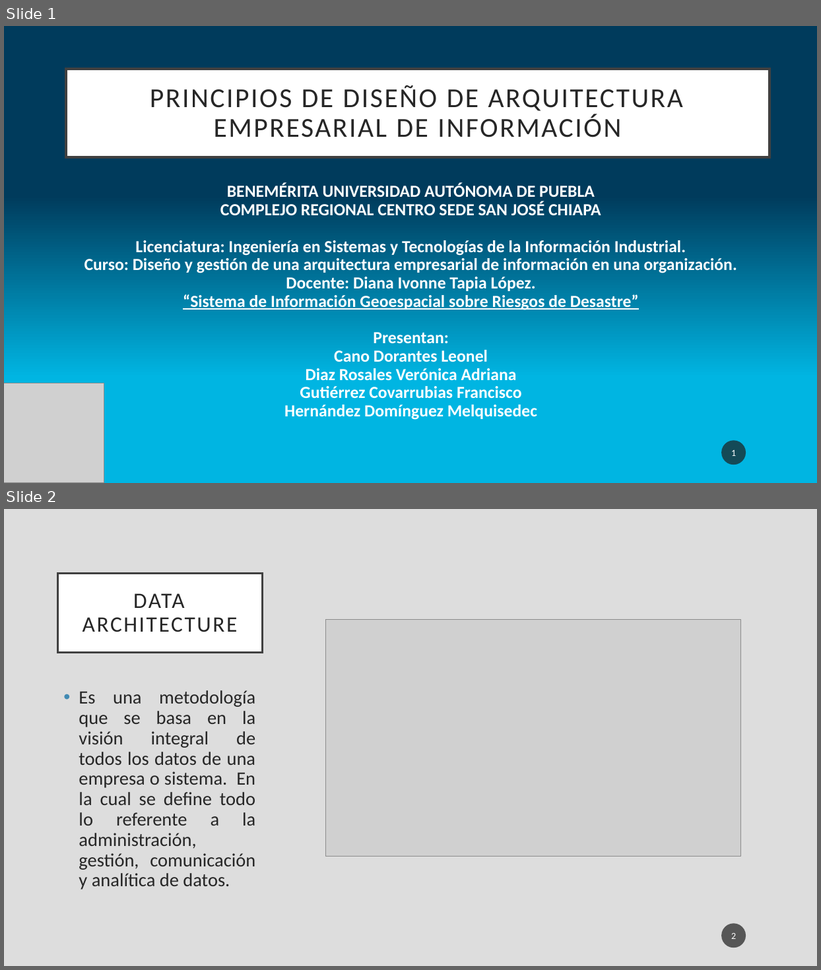
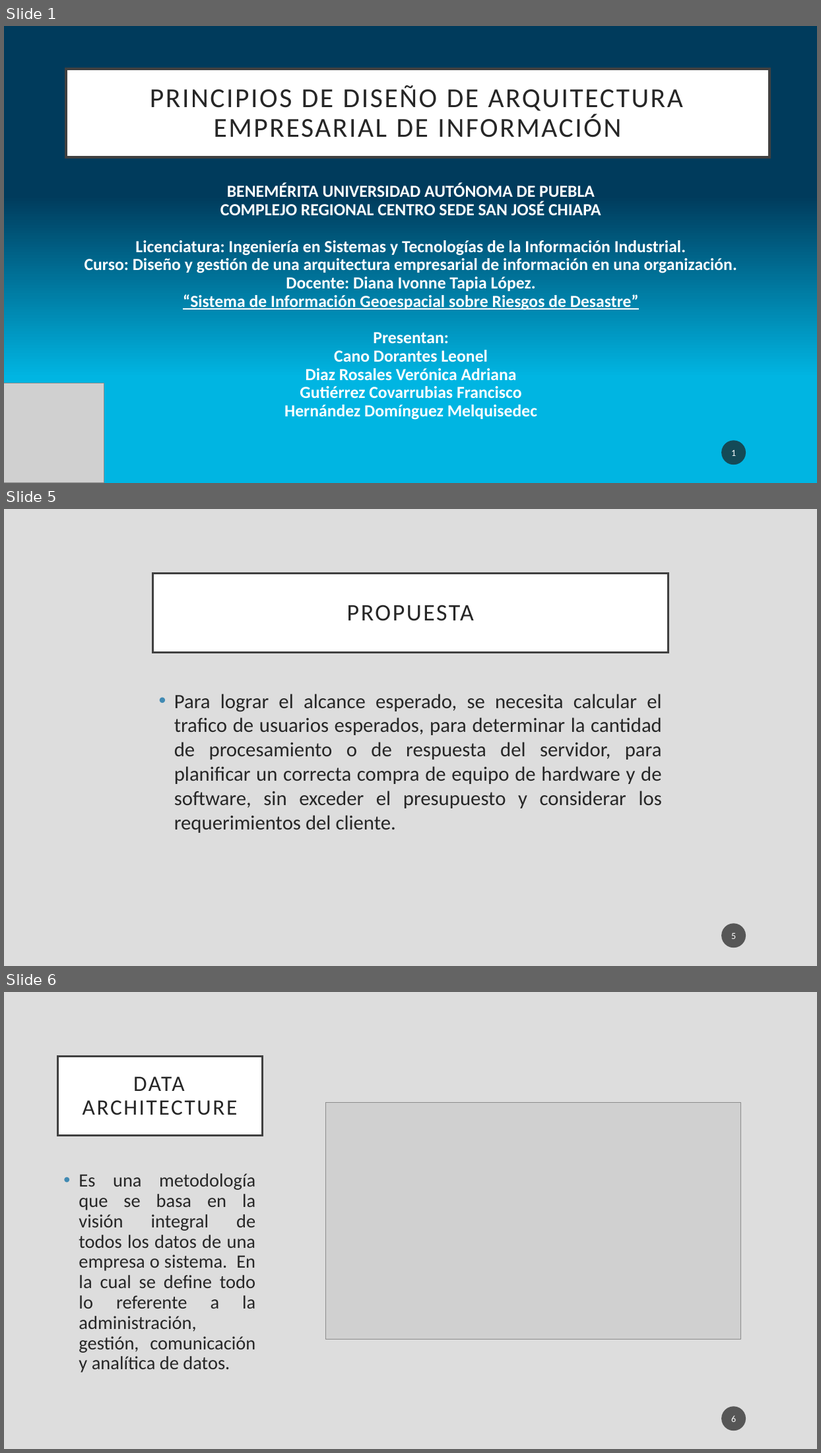
Before and after one commit to LeonelCano/Prueba1, a slide deck: Demanda 8.pptx. Shown one above the other, each under a label of ours: slides 1 and 2 before the commit, slides 1, 5 and 6 after it; the slides between them are not shown. The pictures are 821x970 and 821x1453 pixels, drawn with LibreOffice and Linux fonts; fonts in the diff are those of the drawing; grey boxes stand for pictures. Boxes give left, top, right and bottom in pixels: in the first picture for what was removed or moved away, otherwise in the second. Text is boxed around its words. In the diff, an @@ line names an element or a change of style, - is before the commit and + after.

```diff
--- a/Demanda 8.pptx
+++ b/Demanda 8.pptx
@@ slide 5 added at [4, 509, 817, 966], background #DDDDDD @@
@@ title added at [153, 573, 668, 652], fill #FFFFFF, outline #404040 2.5 pt, 28 pt, text #262626 @@
+PROPUESTA
@@ text added at [174, 694, 662, 833], 24 pt, text #262626 @@
+• Para lograr el alcance esperado, se necesita calcular el trafico de usuarios esperados, para determinar la cantidad de procesamiento o de respuesta del servidor, para planificar un correcta compra de equipo de hardware y de software, sin exceder el presupuesto y considerar los requerimientos del cliente.
@@ page number added at [722, 923, 746, 948], fill #1D1D1D at 70% opacity, 11 pt, text #FFFFFF @@
+5
@@ what was slide 2 is now slide 6 @@
@@ page number at [731, 1416, 736, 1422]: text changed @@
-2
+6
```
Also in this commit, not shown: 1 slide changed, 9 other slides added, 5 slides removed.
